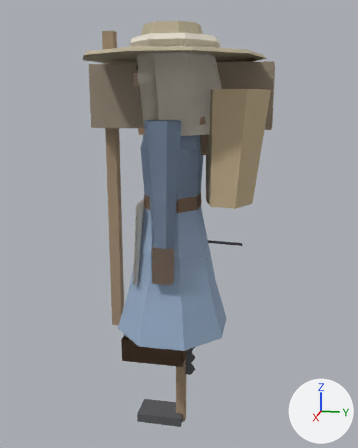
What one commit did to the glTF model game/assets/modelle/figur_halbling.glb.
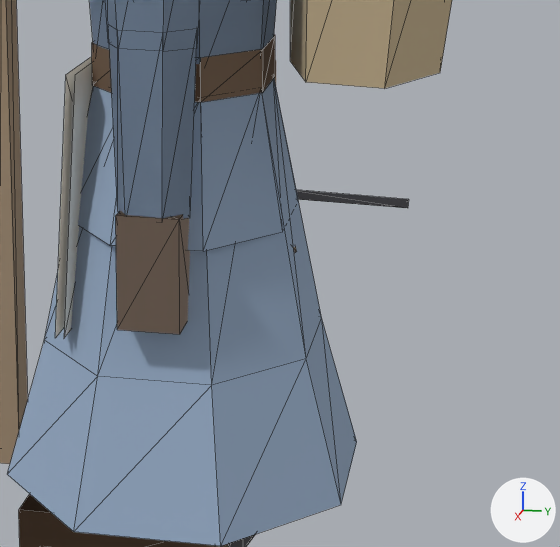
Each version appears first whole from a 50 mm lens placed at (1.795, 0.382, 0.979), pointed at (-0.04, 0.015, 0.52), and next in a close-up on the part from 32% to 81% of the width and 40% to 78% of the height. Lighting does not change. The marker at lower right points along +X, +Y and +Z. The last two pictures show the newer version. The close-ups show mesh edges as thin lines.

Names of what the first close-up shows: 'Drechseleisen', 'Kiepe', 'Koerper_Frau', 'Koerper_Mann', 'Schuerze', 'Stab' and 1 more.
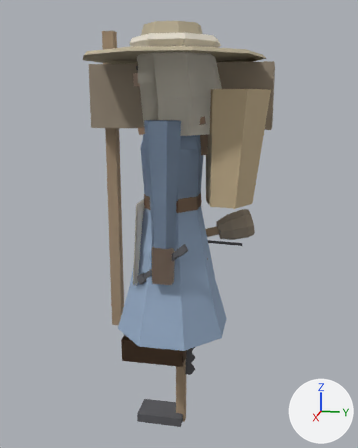
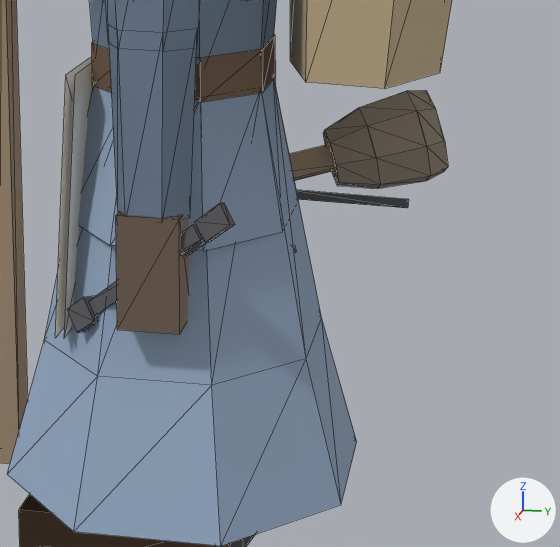
What differs and where, as boxes [x1, y1, x2, y2] in the close-ups (560 x 547 px):
'Schlaegel', added (brown)
    after: [289, 90, 448, 189]
'Meissel', added
    after: [67, 203, 234, 333]

The change in detail:
Mesh me_schlaegel is new.
It has 56 vertices, 72 faces and spans x -0.299..-0.129, y -0.064..0.3, z 0.389..0.547.
It uses material mat_figur.
Mesh me_meissel is new.
It has 24 vertices, 36 faces and spans x 0.11..0.207, y -0.109..0.096, z 0.327..0.509.
It uses material mat_figur.
Object 'Schlaegel' (ob_schlaegel) is new; it shows me_schlaegel.
Its location is (0.0, 0.0, 0.0).
Object 'Meissel' (ob_meissel) is new; it shows me_meissel.
Its location is (0.0, 0.0, 0.0).
